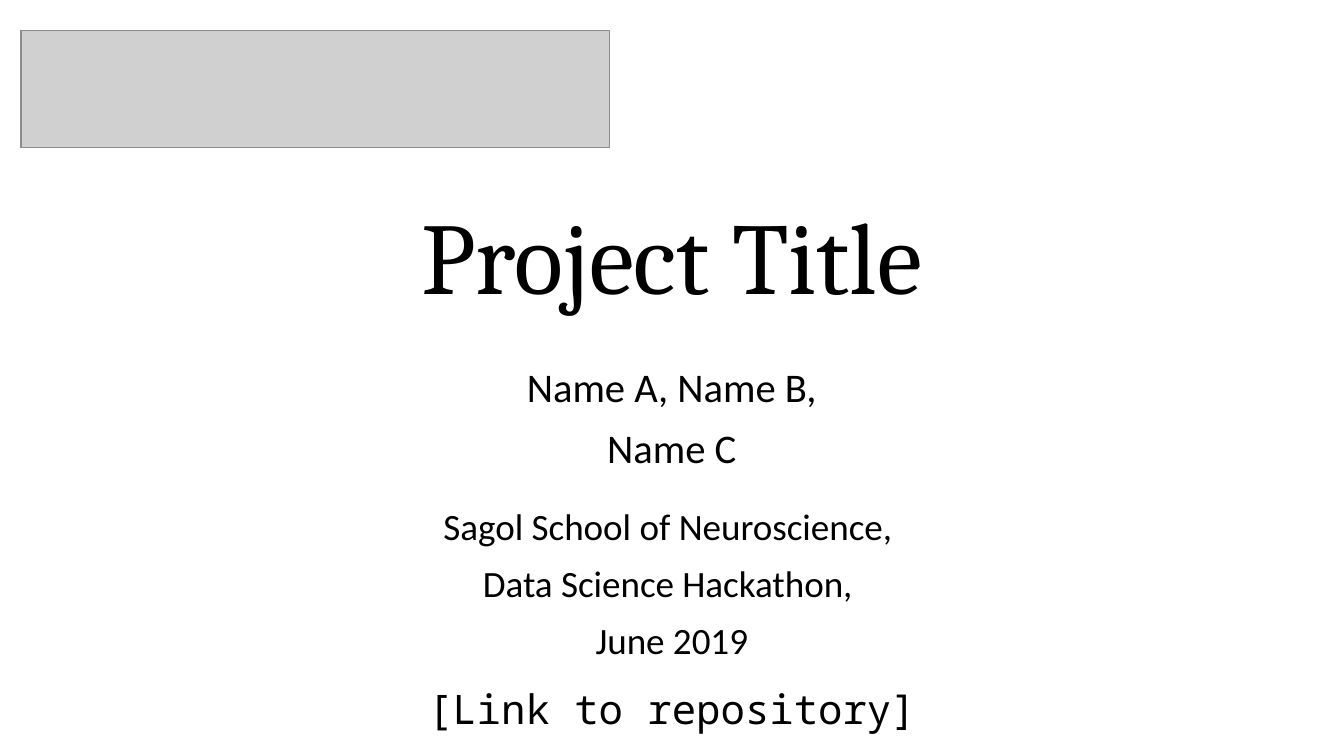
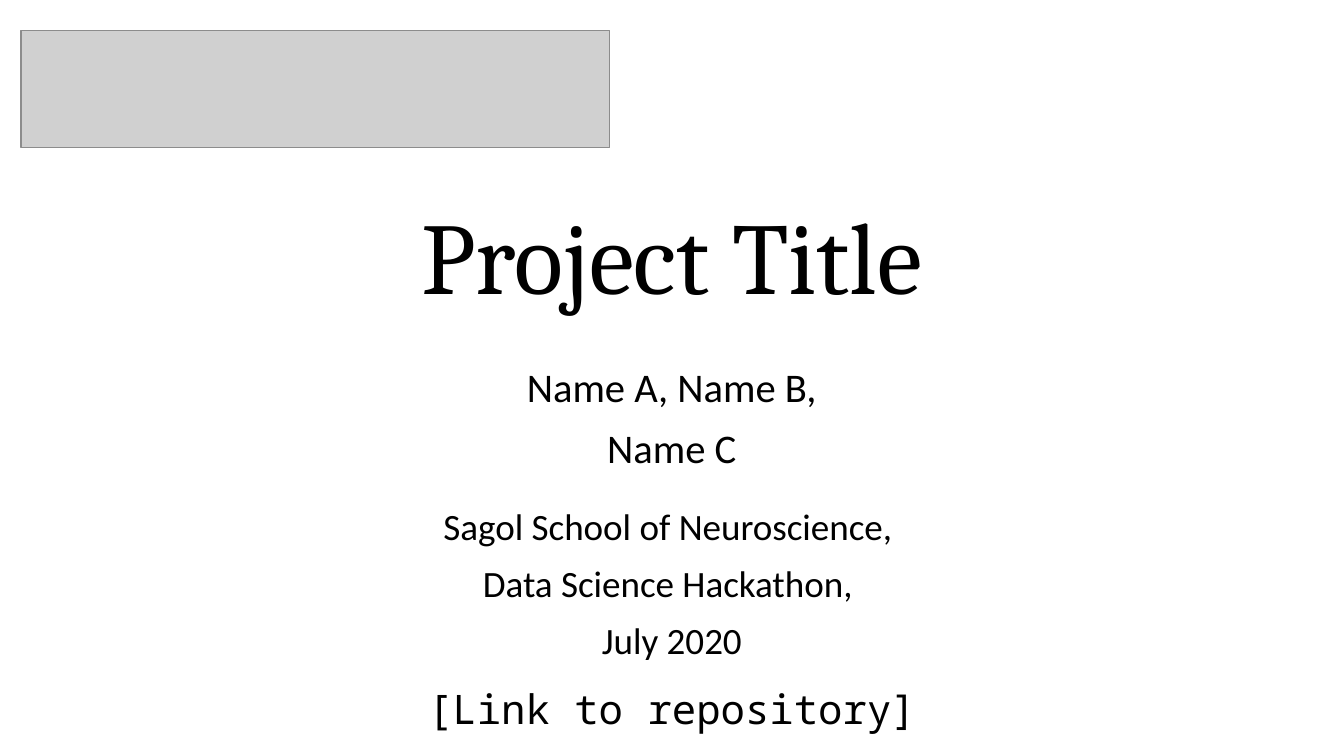
Before and after one commit to sagol-python-for-neuroscientists/textbook-public, a slide deck: slide 1 of resources/hackathon_master.pptx. Drawn at 1344x756 pixels with LibreOffice and Linux fonts; fonts in the diff are those of the drawing; grey boxes stand for pictures. Boxes give left, top, right and bottom in pixels: in the first picture for what was removed or moved away, otherwise in the second. Text is boxed around its words. In the diff, an @@ line names an element or a change of style, - is before the commit and + after.

```diff
--- a/resources/hackathon_master.pptx
+++ b/resources/hackathon_master.pptx
@@ text at (x1=602, y1=628, x2=742, y2=660): text changed @@
-June 2019
+July 2020
```
Also in this commit, not shown: 1 other file.
